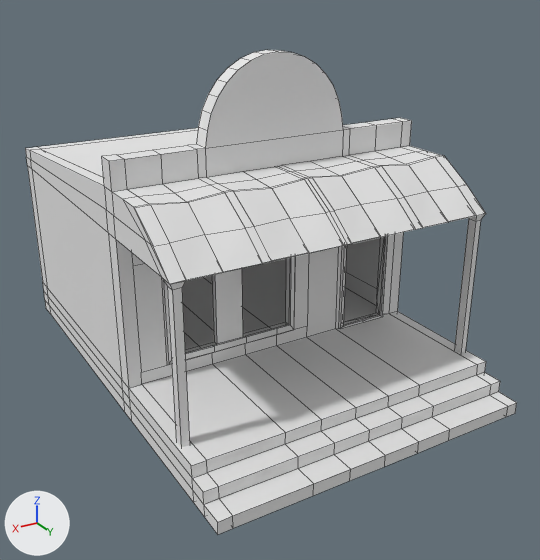
The Blender file AssetsSources/House4.blend, before and after one commit.
Both versions are drawn from a 50 mm lens placed at (4.61, 8.45, 5.24), pointed at (-0.08, 0.63, 1.33). Every picture has the same lights, and +X, +Y and +Z are marked at lower left. Mesh edges are drawn as thin lines.
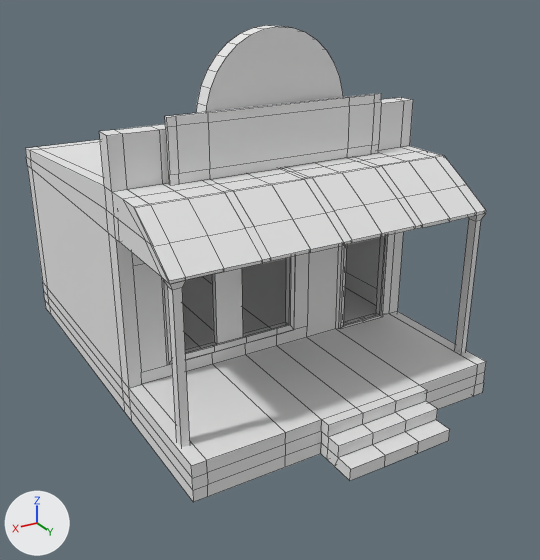
Pixel boxes (x1, y1, x2, y2) of what changed, in the pictures (540 x 560 px; the box of a moved part takes in the faces that stretch with it):
'Cube', reshaped (6% narrower): before (25, 50, 517, 534); after (25, 25, 486, 502)
part 1 of me_cube, moved or reshaped: before (102, 50, 486, 284); after (99, 25, 486, 284)
part 2 of me_cube, moved or reshaped: before (192, 372, 517, 534); after (192, 372, 485, 502)
part 3 of me_cube, moved or reshaped: before (376, 302, 379, 314); after (203, 258, 376, 327)

Patch to the scene script:
```diff
--- a/AssetsSources/House4.blend.py
+++ b/AssetsSources/House4.blend.py
@@ me_cube @@
 # used by ob_cube; location = (0.0, -0.16, 1.47)
-me_cube.from_pydata(...)  # 710 vertices, 597 faces; spans x -2.13..2.06, y -2.75..3.34, z -1.47..2.79
+me_cube.from_pydata(...)  # 651 vertices, 595 faces; spans x -2.13..2.06, y -2.75..3.34, z -1.47..3.06
+# me_cube part 1: 69 vertices moved from x -2.13..2.06, y 0.79..2.49, z 0.9..2.17 to x -2.13..2.06, y 0.79..2.48, z 0.91..2.06; 157 vertices removed from x -2.11..2.03, y -2.5..2.49, z 0.9..2.79; 106 vertices added at x -2.13..2.06, y 0.79..2.48, z 0.91..3.06
+# me_cube part 2: 4 vertices moved from x -0.53..-0.04, y 3.05, z -1.31..-1.16 to x -0.53..-0.04, y 3.12, z -1.31..-1.16; 31 vertices removed from x -2.13..2.06, y 2.78..3.34, z -1.47..-1.16; 23 vertices added at x -1.97..1.88, y 2.78..3.12, z -1.47..-1.0
+# me_cube part 3: 2 vertices removed from x -1.79..-1.12, y 0.94, z -0.97..-0.88; 2 vertices added at x -1.79..-1.11, y 0.94, z -1.0
 me_cube.materials.append(mat_material)
```
